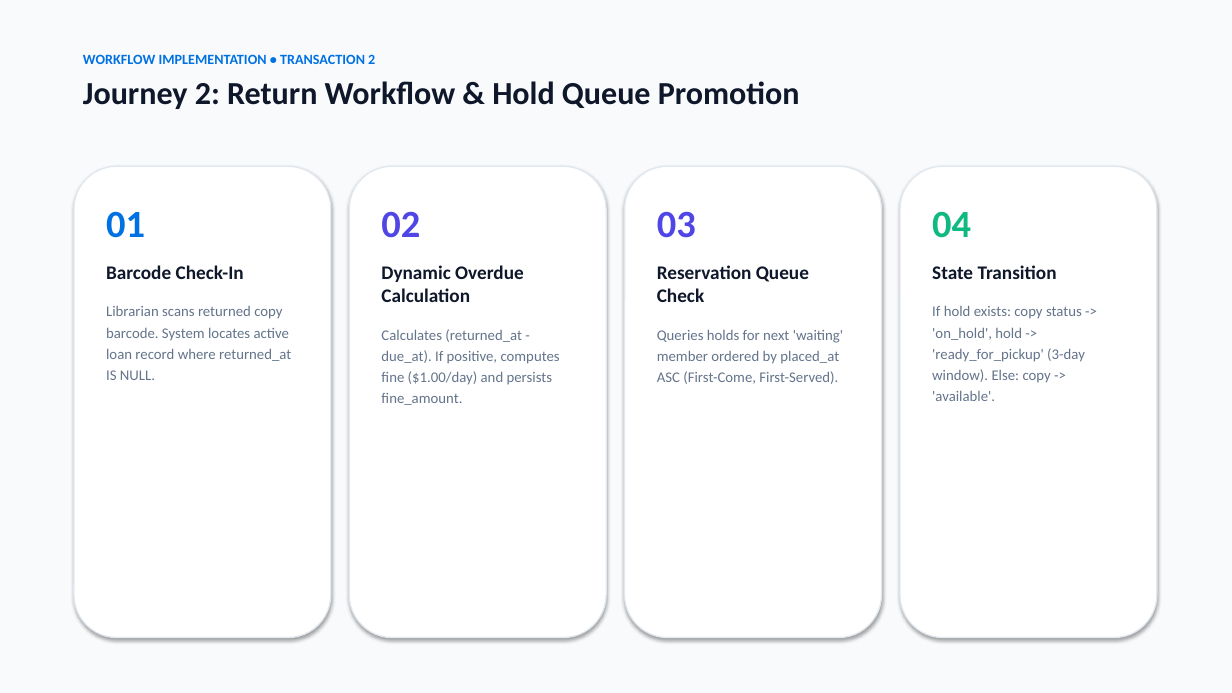
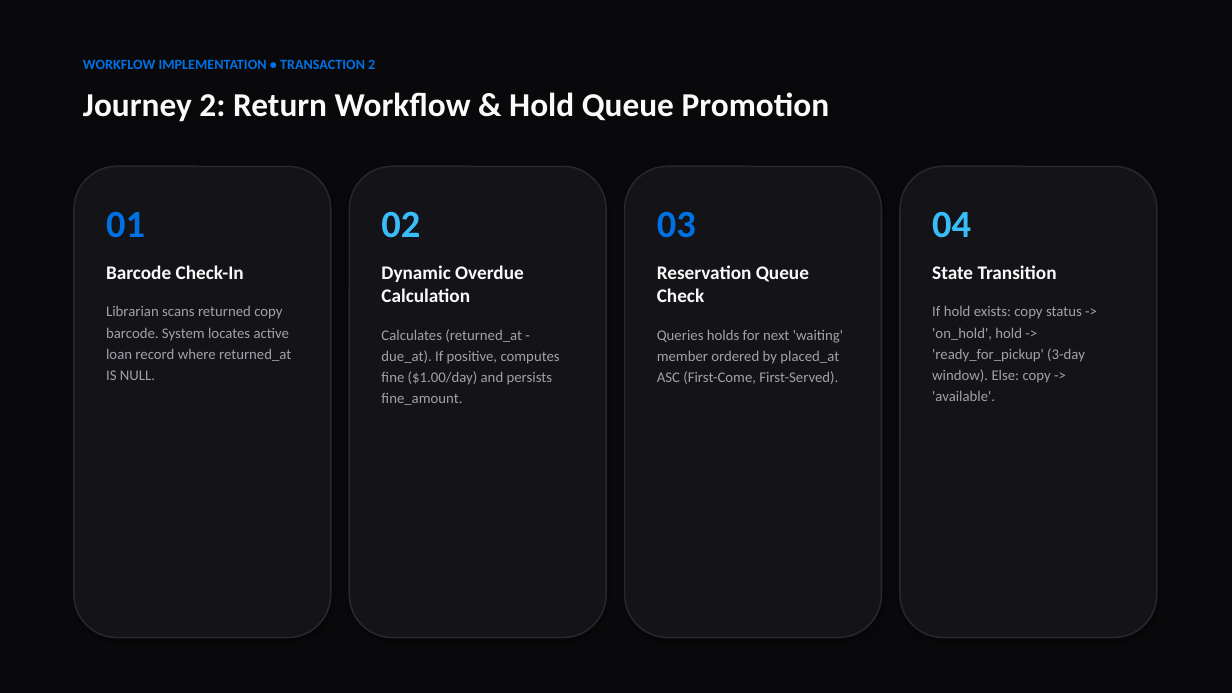
Before and after one commit to themellowhost/library-lending-system, a slide deck: slide 6 of Library_Lending_System_Presentation.pptx. Drawn at 1232x693 pixels with LibreOffice and Linux fonts; fonts in the diff are those of the drawing. Boxes give left, top, right and bottom in pixels: in the first picture for what was removed or moved away, otherwise in the second. Text is boxed around its words. In the diff, an @@ line names an element or a change of style, - is before the commit and + after.

Commit message:
docs: Make presentation 100% dark theme and embed high-res relational ER diagram

```diff
--- a/Library_Lending_System_Presentation.pptx
+++ b/Library_Lending_System_Presentation.pptx
@@ background #FFFFFF to #09090B @@
@@ rectangle removed at bbox=[0, 0, 1232, 693] @@
@@ text at bbox=[83, 54, 375, 64]: paragraph removed @@
-WORKFLOW IMPLEMENTATION • TRANSACTION 2
@@ text added at bbox=[83, 59, 375, 69], 11 pt, text #0071E3, bold @@
+WORKFLOW IMPLEMENTATION • TRANSACTION 2
@@ text "Journey 2: Return Workflow & ...": place and size @@
-text "Journey 2: Return Workflow & ..." at bbox=[83, 54, 800, 109]
+text "Journey 2: Return Workflow & ..." at bbox=[83, 92, 830, 122]
@@ text "Journey 2: Return Workflow & ..." at bbox=[83, 92, 830, 122]: size 25 to 26 pt, text colour #0F172A to #FAFAFA @@
@@ fill #FFFFFF to #141418; outline #E2E8F0 1 pt to #27272E 1.2 pt in 4 elements at bbox=[349, 166, 606, 638], bbox=[625, 166, 882, 638], bbox=[900, 166, 1157, 638], bbox=[74, 166, 331, 638] @@
@@ text "02" at bbox=[381, 211, 560, 405]: text colour #4F46E5 to #38BDF8 in "02"; text colour #0F172A to #FAFAFA in "Dynamic Overdue Calculation"; text colour #64748B to #A1A1AA in "Calculates (returned_at - due_at). If positive, computes ..." @@
@@ text "03" at bbox=[657, 211, 843, 384]: text colour #4F46E5 to #0071E3 in "03"; text colour #0F172A to #FAFAFA in "Reservation Queue Check"; text colour #64748B to #A1A1AA in "Queries holds for next 'waiting' member ordered ..." @@
@@ text "04" at bbox=[932, 211, 1085, 401]: text colour #10B981 to #38BDF8 in "04"; text colour #0F172A to #FAFAFA in "State Transition"; text colour #64748B to #A1A1AA in "If hold exists: copy status -> 'on_hold', ..." @@
@@ text at bbox=[106, 265, 291, 380]: text colour #0F172A to #FAFAFA in "Barcode Check-In"; text colour #64748B to #A1A1AA in "Librarian scans returned copy barcode. System locates ..." @@
```
Also in this commit, not shown: 7 other slides changed, 2 slides added, 2 slides removed, 3 other files.
